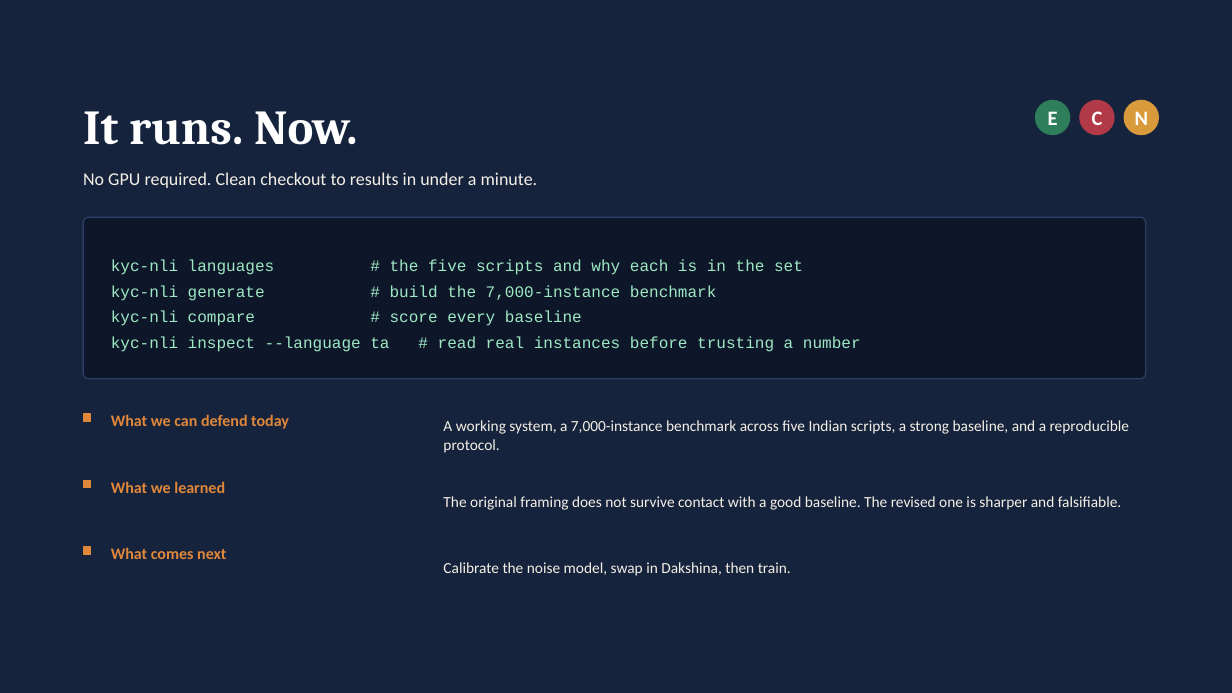
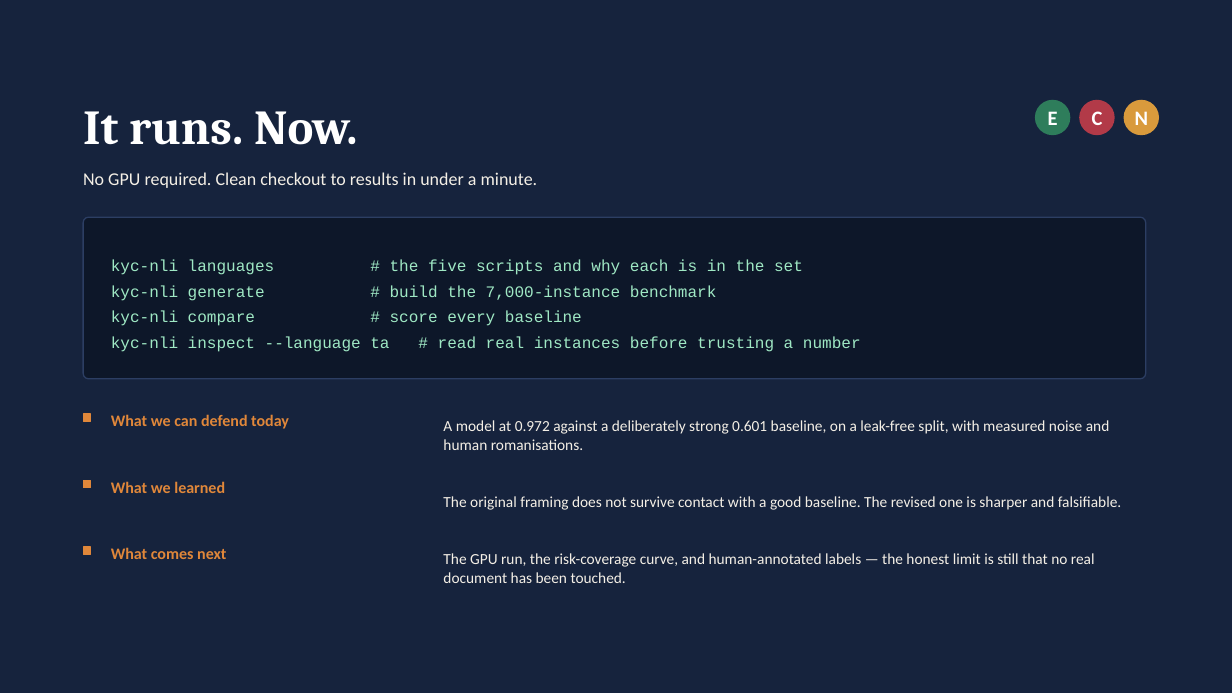
Before and after one commit to StutiArya2/kyc-nli, a slide deck: slide 11 of docs/proposal/KYC-NLI-Mid-Review.pptx. Drawn at 1232x693 pixels with LibreOffice and Linux fonts; fonts in the diff are those of the drawing. Boxes give left, top, right and bottom in pixels: in the first picture for what was removed or moved away, otherwise in the second. Text is boxed around its words. In the diff, an @@ line names an element or a change of style, - is before the commit and + after.

Commit message:
Complete M1-M3a: OCR calibration, Dakshina integration, trained cross-encoder at 0.972 macro-F1, and the live demo

```diff
--- a/docs/proposal/KYC-NLI-Mid-Review.pptx
+++ b/docs/proposal/KYC-NLI-Mid-Review.pptx
@@ text at (x1=443, y1=420, x2=1110, y2=450): text changed @@
-A working system, a 7,000-instance benchmark across five Indian scripts, a strong baseline, and a reproducible protocol.
+A model at 0.972 against a deliberately strong 0.601 baseline, on a leak-free split, with measured noise and human romanisations.
@@ text at (x1=443, y1=553, x2=1095, y2=583): text changed @@
-Calibrate the noise model, swap in Dakshina, then train.
+The GPU run, the risk-coverage curve, and human-annotated labels — the honest limit is still that no real document has been touched.
```
Also in this commit, not shown: 4 other slides changed, 8 other files.
